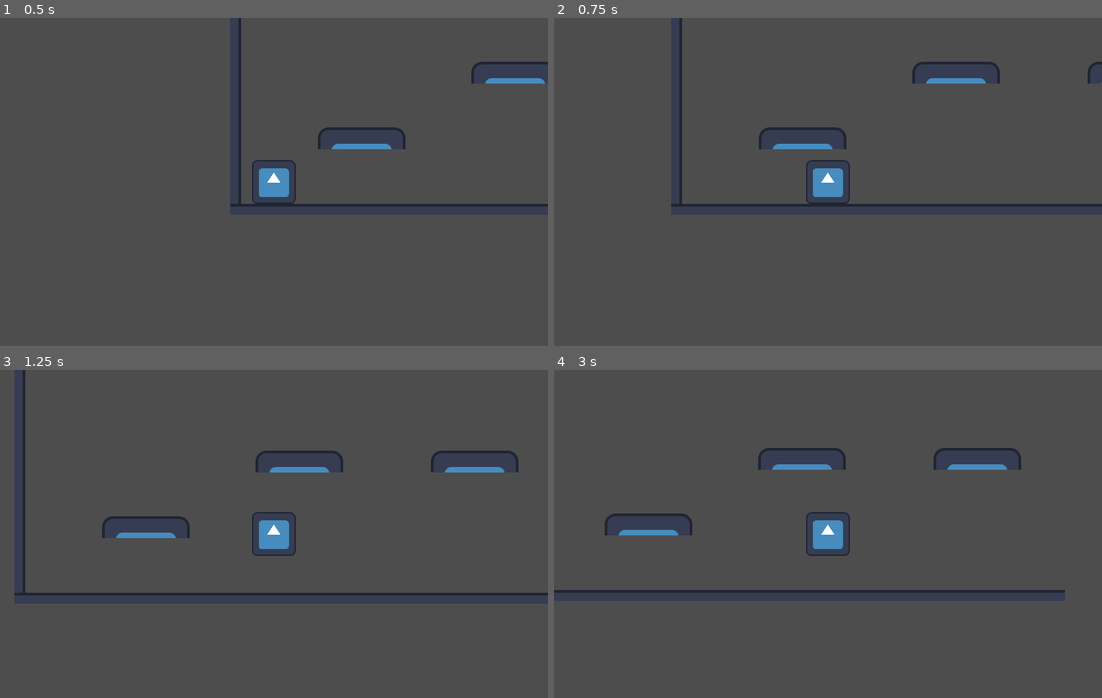
Above: before the commit, frames 1-4 (two rows, left to right).
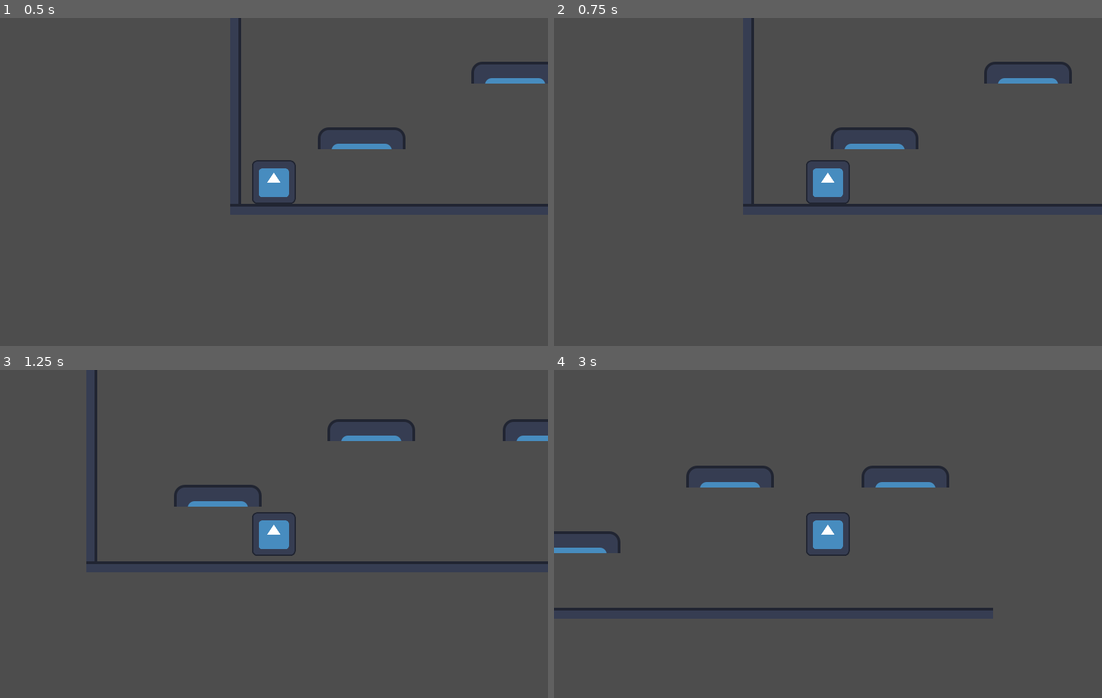
Above: after the commit, the same moments.

Repository: DeVelox/Niro
Game: Godot game, scene res://main.tscn
The game is run twice, just before and just after one commit, with the same random seed, the same clock (stepped at 60 frames per second) and the same inputs. The engine's default icon, where the game draws it, is replaced by a stand-in: a white triangle on a blue panel in a dark square.
Inputs:
- Up to frame 1 (0.5 s): no input
- Up to frame 2 (0.75 s): tap Enter at 0.5 s; hold D (right) from 0.53 s (still down); tap Shift (dash) at 0.6 s
- Up to frame 3 (1.25 s): keep holding D (right); tap W (jump) at 0.77, 0.8, 1.07 s
- Up to frame 4 (3 s): tap W (jump) at 1.35, 1.52, 1.82, 2.3 s; tap Shift (dash) at 1.55, 2.85 s; release D (right) at 2.03 s; hold A (left) 2.03-2.78 s; tap S (crouch) at 2.1 s; hold D (right) from 2.78 s (still down)

Frame 1 is identical in both runs. In frame 2, 2.1% of the frame differs, in the area x 21-100%, y 0-58%; in frame 3, 4.1%, in the area x 2-100%, y 0-69%; in frame 4, 3.5%.

Commit message:
implement dash in air

Diff:
--- a/player.gd
+++ b/player.gd
@@ -12,7 +12,8 @@
 
 # Get the gravity from the project settings to be synced with RigidBody nodes.
 var gravity = ProjectSettings.get_setting("physics/2d/default_gravity")
-var double_jump = false
+var has_double_jump = false
+var has_dash = false
 var speed = SPEED
 var platform
 
@@ -21,22 +22,20 @@
 	if not is_on_floor():
 		velocity.y += gravity * delta
 	else:
-		double_jump = true
+		has_double_jump = true
+		has_dash = true
 		get_tree().call_group("platforms", "show")
 
 	if is_on_wall():
 		velocity.y *= 0.8
-		double_jump = true
+		has_double_jump = true
 
 	# Handle jump.
 	if Input.is_action_just_pressed("jump"):
 		try_jump()
 
-	if Input.is_action_just_pressed("dash") and is_on_floor():
-		dash_timer.wait_time = DASH_LENGTH
-		dash_timer.start()
-		gravity = 0
-		speed = DASH_VELOCITY
+	if Input.is_action_just_pressed("dash"):
+		try_dash()
 
 	# Get the input direction and handle the movement/deceleration.
 	# As good practice, you should replace UI actions with custom gameplay actions.
@@ -58,13 +57,22 @@
 func try_jump():
 	if is_on_floor():
 		pass
-	elif double_jump:
-		double_jump = false
+	elif has_double_jump:
+		has_double_jump = false
 		velocity.x *= 2.5
 		get_tree().call_group("platforms", "hide")
 	else:
 		return
 	velocity.y = JUMP_VELOCITY
+
+func try_dash():
+	if has_dash and !is_on_floor():
+		has_dash = false
+		dash_timer.wait_time = DASH_LENGTH
+		dash_timer.start()
+		gravity = 0
+		speed = DASH_VELOCITY
+		velocity.y = 0
 
 func _on_dash_timer_timeout():
 	gravity = ProjectSettings.get_setting("physics/2d/default_gravity")
